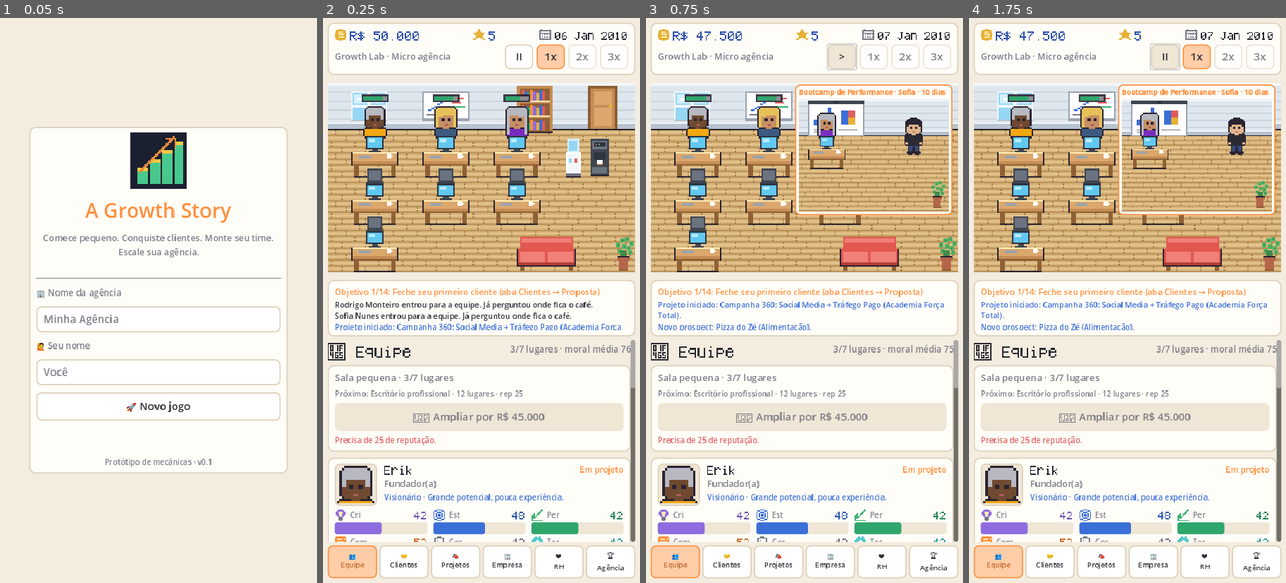
Above: before the commit, frames 1-4 (left to right).
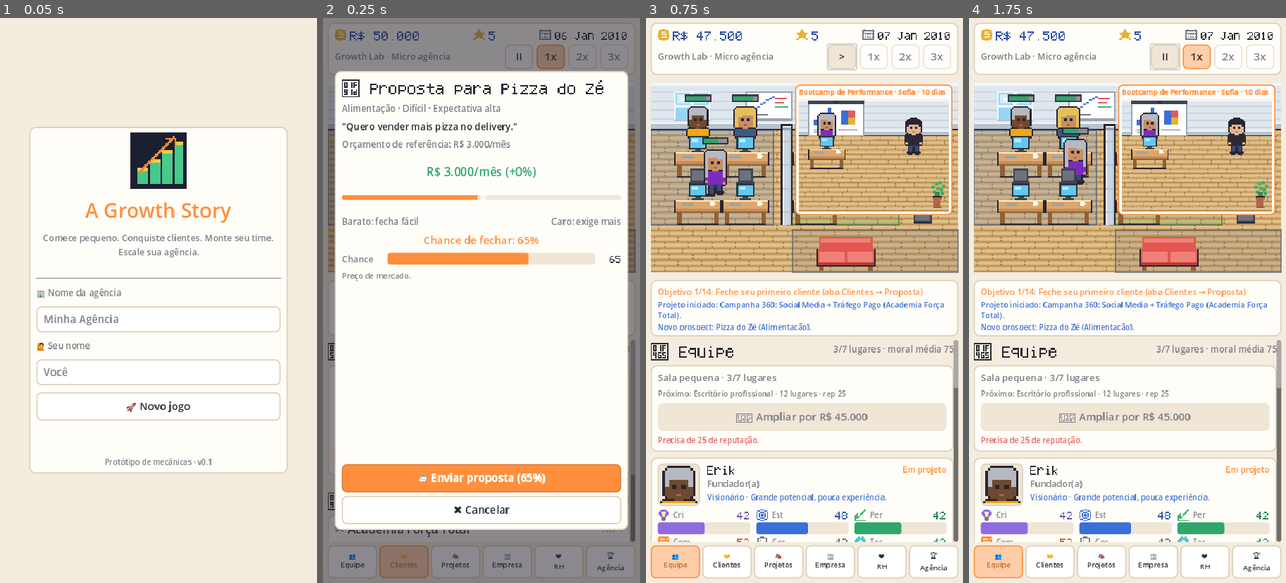
Above: after the commit, the same moments.

Repository: erikedusantanna/Growth-Story
Game: Godot game, scene res://tests/screenshot_tour.tscn
Same seed, same stepped clock (60 frames per second), same inputs: the game is played once before the commit and once after it. This scene is started directly instead of the project's main scene.
Inputs:
- Up to frame 1 (0.05 s): no input
- Up to frame 2 (0.25 s): no input
- Up to frame 3 (0.75 s): click "II" at 0.5 s
- Up to frame 4 (1.75 s): click ">" at 1.25 s

Frame 1 is identical in both runs. In frame 2, 77% of the frame differs, in the area x 0-100%, y 0-100%; in frame 3, 8.8%; in frame 4, 8.7%.

Commit message:
Setoriza o escritório: mesas em ilhas, tapetes e divisórias
O escritório espalhava as mesas em uma grade uniforme (colunas de 3 em 3
tiles), o que deixava o ambiente monótono e sem leitura de time. Agora
cada nível organiza as mesas em ilhas, no espírito da referência enviada.

- Mesas adjacentes formam ilhas (2 a 4 lugares) em vez de ficarem
  espalhadas: nível 1 tem uma ilha de 4, o 2 tem duas, o 3 tem três e o 4
  tem cinco (três em cima, duas embaixo).
- Cada ilha ganha um tapete (`zones` no layout: retângulo em tiles + tinta
  desenhada sob a mobília) e uma divisória entre ilhas (`dividers`),
  montada com o mesmo par de sprites do anexo do RH. Entre as ilhas fica
  um corredor de piso de madeira, para o setor se ler sozinho.
- Níveis 3 e 4 ganham ala de convivência com mesa de reunião nova
  (`meeting_table`, gerada em tools/gen_art.py), sofá, café e bebedouro.
- `_build_hr_room` passa a reusar o novo helper `_add_divider`.
- Tour de screenshots registra também o escritório inicial (nível 1), que
  antes só aparecia atrás do popup de introdução.

Os agrupamentos são visuais e não alteram nenhuma mecânica: a capacidade
de cada nível continua igual ao número de mesas (4 / 7 / 12 / 18).

Validado com tests/sim_test.tscn, tests/ui_smoke_test.tscn e o tour de
screenshots (Xvfb), conferindo os quatro níveis do escritório.

Co-Authored-By: Claude Opus 5 <noreply@anthropic.com>
Claude-Session: https://claude.ai/code/session_01VHKpn2xx3REFSoFH9J4JN9

Diff:
--- a/data/offices.json
+++ b/data/offices.json
@@ -15,7 +15,7 @@
           3
         ],
         [
-          4,
+          3,
           3
         ],
         [
@@ -23,16 +23,37 @@
           5
         ],
         [
-          4,
-          5
-        ]
-      ],
+          3,
+          5
+        ]
+      ],
+      "zones": [
+        {
+          "rect": [
+            0,
+            2,
+            5.4,
+            5
+          ],
+          "tint": "cool"
+        },
+        {
+          "rect": [
+            6.2,
+            3,
+            3.8,
+            4
+          ],
+          "tint": "lounge"
+        }
+      ],
+      "dividers": [],
       "props": [
         {
           "type": "coffee",
           "pos": [
             8,
-            3
+            4
           ]
         },
         {
@@ -65,11 +86,19 @@
       ],
       "decor_slots": [
         [
-          7,
+          6,
           6
         ],
         [
           0,
+          6
+        ],
+        [
+          6,
+          3
+        ],
+        [
+          3,
           6
         ]
       ],
@@ -92,11 +121,7 @@
           3
         ],
         [
-          4,
-          3
-        ],
-        [
-          7,
+          3,
           3
         ],
         [
@@ -104,44 +129,77 @@
           5
         ],
         [
-          4,
-          5
-        ],
-        [
-          7,
-          5
-        ],
-        [
-          1,
-          7
-        ]
+          3,
+          5
+        ],
+        [
+          6,
+          3
+        ],
+        [
+          8,
+          3
+        ],
+        [
+          6,
+          5
+        ]
+      ],
+      "zones": [
+        {
+          "rect": [
+            0,
+            2,
+            5.2,
+            4
+          ],
+          "tint": "cool"
+        },
+        {
+          "rect": [
+            5.8,
+            2,
+            4.7,
+            4
+          ],
+          "tint": "green"
+        },
+        {
+          "rect": [
+            6,
+            6.2,
+            7,
+            1.8
+          ],
+          "tint": "lounge"
+        }
+      ],
+      "dividers": [
+        {
+          "x": 5.5,
+          "y0": 2,
+          "y1": 6
+        }
       ],
       "props": [
         {
-          "type": "coffee",
+          "type": "cooler",
           "pos": [
             11,
             3
           ]
         },
         {
-          "type": "cooler",
-          "pos": [
-            10,
-            3
+          "type": "coffee",
+          "pos": [
+            11,
+            5
           ]
         },
         {
           "type": "sofa",
           "pos": [
-            8,
-            7
-          ]
-        },
-        {
-          "type": "plant",
-          "pos": [
-            12,
+            7,
             7
           ]
         }
@@ -166,26 +224,30 @@
       ],
       "spots": [
         [
-          11,
-          5
-        ],
-        [
-          9,
-          6
-        ]
-      ],
-      "decor_slots": [
+          12,
+          5
+        ],
         [
           11,
           7
-        ],
+        ]
+      ],
+      "decor_slots": [
         [
           4,
           7
         ],
         [
-          9,
-          4
+          10,
+          7
+        ],
+        [
+          0,
+          7
+        ],
+        [
+          12,
+          3
         ]
       ],
       "wall_slots": [
@@ -207,15 +269,7 @@
           3
         ],
         [
-          4,
-          3
-        ],
-        [
-          7,
-          3
-        ],
-        [
-          10,
+          3,
           3
         ],
         [
@@ -223,118 +277,173 @@
           5
         ],
         [
-          4,
-          5
-        ],
-        [
-          7,
-          5
-        ],
-        [
-          10,
-          5
-        ],
-        [
-          1,
-          7
-        ],
-        [
-          4,
+          3,
+          5
+        ],
+        [
+          6,
+          3
+        ],
+        [
+          8,
+          3
+        ],
+        [
+          6,
+          5
+        ],
+        [
+          8,
+          5
+        ],
+        [
+          11,
+          3
+        ],
+        [
+          13,
+          3
+        ],
+        [
+          11,
+          5
+        ],
+        [
+          13,
+          5
+        ]
+      ],
+      "zones": [
+        {
+          "rect": [
+            0,
+            2,
+            5.2,
+            4
+          ],
+          "tint": "cool"
+        },
+        {
+          "rect": [
+            5.8,
+            2,
+            4.7,
+            4
+          ],
+          "tint": "green"
+        },
+        {
+          "rect": [
+            10.8,
+            2,
+            5.2,
+            4
+          ],
+          "tint": "purple"
+        },
+        {
+          "rect": [
+            8,
+            6.2,
+            8,
+            2.8
+          ],
+          "tint": "lounge"
+        }
+      ],
+      "dividers": [
+        {
+          "x": 5.5,
+          "y0": 2,
+          "y1": 6
+        },
+        {
+          "x": 10.5,
+          "y0": 2,
+          "y1": 6
+        }
+      ],
+      "props": [
+        {
+          "type": "coffee",
+          "pos": [
+            14,
+            6
+          ]
+        },
+        {
+          "type": "cooler",
+          "pos": [
+            15,
+            6
+          ]
+        },
+        {
+          "type": "meeting_table",
+          "pos": [
+            8,
+            8
+          ]
+        },
+        {
+          "type": "plant",
+          "pos": [
+            1,
+            8
+          ]
+        }
+      ],
+      "wall": [
+        {
+          "type": "window",
+          "x": 1
+        },
+        {
+          "type": "window",
+          "x": 4
+        },
+        {
+          "type": "whiteboard",
+          "x": 7
+        },
+        {
+          "type": "shelf",
+          "x": 10
+        },
+        {
+          "type": "door",
+          "x": 14
+        }
+      ],
+      "spots": [
+        [
+          12,
+          6
+        ],
+        [
+          15,
           7
         ],
         [
           7,
           7
-        ],
-        [
-          10,
-          7
-        ]
-      ],
-      "props": [
-        {
-          "type": "coffee",
-          "pos": [
-            14,
-            3
-          ]
-        },
-        {
-          "type": "cooler",
-          "pos": [
-            13,
-            3
-          ]
-        },
-        {
-          "type": "sofa",
-          "pos": [
-            13,
-            6
-          ]
-        },
-        {
-          "type": "plant",
-          "pos": [
-            15,
-            8
-          ]
-        },
-        {
-          "type": "plant",
-          "pos": [
-            13,
-            8
-          ]
-        }
-      ],
-      "wall": [
-        {
-          "type": "window",
-          "x": 1
-        },
-        {
-          "type": "window",
-          "x": 4
-        },
-        {
-          "type": "whiteboard",
-          "x": 7
-        },
-        {
-          "type": "shelf",
-          "x": 10
-        },
-        {
-          "type": "door",
-          "x": 14
-        }
-      ],
-      "spots": [
-        [
-          14,
-          5
-        ],
-        [
-          14,
-          7
         ]
       ],
       "decor_slots": [
         [
-          13,
-          8
-        ],
-        [
-          7,
-          8
-        ],
-        [
-          11,
+          3,
+          8
+        ],
+        [
+          12,
+          8
+        ],
+        [
+          0,
           6
         ],
         [
-          1,
+          5,
           8
         ]
       ],
@@ -365,109 +474,180 @@
       "height": 10,
       "desks": [
         [
-          1,
-          3
+          0,
+          3
+        ],
+        [
+          2,
+          3
+        ],
+        [
+          0,
+          5
+        ],
+        [
+          2,
+          5
+        ],
+        [
+          5,
+          3
+        ],
+        [
+          7,
+          3
+        ],
+        [
+          5,
+          5
+        ],
+        [
+          7,
+          5
+        ],
+        [
+          10,
+          3
+        ],
+        [
+          12,
+          3
+        ],
+        [
+          10,
+          5
+        ],
+        [
+          12,
+          5
+        ],
+        [
+          0,
+          8
+        ],
+        [
+          2,
+          8
         ],
         [
           4,
-          3
+          8
         ],
         [
           7,
-          3
-        ],
-        [
-          10,
-          3
-        ],
-        [
-          13,
-          3
-        ],
-        [
-          1,
-          5
-        ],
-        [
-          4,
-          5
-        ],
-        [
-          7,
-          5
-        ],
-        [
-          10,
-          5
-        ],
-        [
-          13,
-          5
-        ],
-        [
-          1,
-          7
-        ],
-        [
-          4,
-          7
-        ],
-        [
-          7,
-          7
-        ],
-        [
-          10,
-          7
-        ],
-        [
-          13,
-          7
-        ],
-        [
-          1,
-          9
-        ],
-        [
-          4,
-          9
-        ],
-        [
-          7,
-          9
-        ]
+          8
+        ],
+        [
+          9,
+          8
+        ],
+        [
+          11,
+          8
+        ]
+      ],
+      "zones": [
+        {
+          "rect": [
+            0,
+            2,
+            4.2,
+            4
+          ],
+          "tint": "cool"
+        },
+        {
+          "rect": [
+            4.7,
+            2,
+            4.5,
+            4
+          ],
+          "tint": "green"
+        },
+        {
+          "rect": [
+            9.7,
+            2,
+            4.5,
+            4
+          ],
+          "tint": "purple"
+        },
+        {
+          "rect": [
+            0,
+            6.2,
+            6.2,
+            3.8
+          ],
+          "tint": "green"
+        },
+        {
+          "rect": [
+            6.7,
+            6.2,
+            7.5,
+            3.8
+          ],
+          "tint": "cool"
+        },
+        {
+          "rect": [
+            14.8,
+            2,
+            4.2,
+            8
+          ],
+          "tint": "lounge"
+        }
+      ],
+      "dividers": [
+        {
+          "x": 4.4,
+          "y0": 2,
+          "y1": 6
+        },
+        {
+          "x": 9.4,
+          "y0": 2,
+          "y1": 6
+        },
+        {
+          "x": 14.4,
+          "y0": 2,
+          "y1": 7
+        },
+        {
+          "x": 6.4,
+          "y0": 6,
+          "y1": 10
+        }
       ],
       "props": [
         {
+          "type": "meeting_table",
+          "pos": [
+            15,
+            4
+          ]
+        },
+        {
+          "type": "sofa",
+          "pos": [
+            15,
+            7
+          ]
+        },
+        {
           "type": "coffee",
           "pos": [
             17,
-            3
+            9
           ]
         },
         {
           "type": "cooler",
-          "pos": [
-            16,
-            3
-          ]
-        },
-        {
-          "type": "sofa",
-          "pos": [
-            15,
-            6
-          ]
-        },
-        {
-          "type": "sofa",
-          "pos": [
-            11,
-            9
-          ]
-        },
-        {
-          "type": "plant",
           "pos": [
             18,
             9
@@ -476,8 +656,8 @@
         {
           "type": "plant",
           "pos": [
-            16,
-            9
+            18,
+            3
           ]
         }
       ],
@@ -513,34 +693,34 @@
       ],
       "spots": [
         [
-          17,
-          5
-        ],
-        [
-          17,
-          8
-        ],
-        [
-          16,
+          18,
+          6
+        ],
+        [
+          15,
           9
+        ],
+        [
+          18,
+          5
         ]
       ],
       "decor_slots": [
         [
-          16,
+          13,
           9
         ],
         [
+          15,
+          9
+        ],
+        [
+          0,
+          6
+        ],
+        [
           9,
-          9
-        ],
-        [
-          13,
-          8
-        ],
-        [
-          5,
-          9
+          6
         ]
       ],
       "wall_slots": [
--- a/src/office/office_view.gd
+++ b/src/office/office_view.gd
@@ -2,6 +2,8 @@
 extends Control
 ## Escritório em visão 3/4: parede com janelas e quadro, piso de madeira, mobília e
 ## personagens ordenados por profundidade (y-sort). Mostra balões e números flutuantes.
+## As mesas ficam agrupadas em ilhas; cada ilha tem um tapete (zona) e divisórias entre elas,
+## além da área de convivência com sofá, café e mesa de reunião.
 ## Dá para arrastar (um dedo) e dar zoom (pinça ou roda do mouse); toque no avatar abre a jornada.
 ## Mobília comprada troca sprites (cadeira, mesa, café) ou ocupa slots; o RH contratado ganha
 ## um anexo com divisória, mesa e analista fixa; pets adotados passeiam pelo piso.
@@ -28,12 +30,21 @@
 	"goals_board": "res://assets/art/furniture/goals_board.png",
 	"door": "res://assets/art/furniture/door.png",
 	"pingpong": "res://assets/art/furniture/pingpong.png",
+	"meeting_table": "res://assets/art/furniture/meeting_table.png",
 	"partition": "res://assets/art/furniture/partition.png",
 	"partition_top": "res://assets/art/furniture/partition_top.png",
 	"hr_sign": "res://assets/art/furniture/hr_sign.png",
 }
 ## Deslocamento vertical dos objetos de parede (a partir do topo da parede).
 const WALL_PROP_Y := {"window": 6, "whiteboard": 6, "shelf": 2, "door": 2, "goals_board": 6, "hr_sign": 9}
+## Tapetes que agrupam as ilhas de mesas: cor de preenchimento por tinta do layout.
+const ZONE_TINTS := {
+	"cool": Color(0.31, 0.49, 0.82, 0.19),
+	"green": Color(0.26, 0.60, 0.37, 0.18),
+	"purple": Color(0.58, 0.42, 0.85, 0.19),
+	"warm": Color(0.96, 0.56, 0.26, 0.16),
+	"lounge": Color(0.39, 0.41, 0.52, 0.17),
+}
 
 var world: Node2D
 var wall_layer: Node2D
@@ -174,6 +185,8 @@
 		_add_furniture(swaps.get(p.type, p.type), Vector2(float(p.pos[0]) * TILE, (float(p.pos[1]) + 1.0) * TILE))
 	for sp in data.get("spots", []):
 		spot_positions.append(Vector2((float(sp[0]) + 0.5) * TILE, (float(sp[1]) + 1.0) * TILE))
+	for dv in data.get("dividers", []):
+		_add_divider(float(dv.get("x", 0)) * TILE, float(dv.get("y0", WALL_ROWS)) * TILE, float(dv.get("y1", 6)) * TILE)
 	_build_decor(data)
 	if _has_hr_room():
 		_build_hr_room(data)
@@ -190,28 +203,8 @@
 	wall_layer.add_child(s)
 
 
-## Mobília comprada com sprite ocupa os slots de decoração do escritório.
-func _build_decor(data: Dictionary) -> void:
-	var slots: Array = data.get("decor_slots", [])
-	var index := 0
-	for id in Game.state.furniture:
-		var f: Dictionary = Game.office.furniture_by_id(id)
-		var sprite: String = String(f.get("sprite", ""))
-		if sprite == "" or index >= slots.size():
-			continue
-		var slot: Array = slots[index]
-		_add_furniture(sprite, Vector2(float(slot[0]) * TILE, (float(slot[1]) + 1.0) * TILE))
-		index += 1
-
-
-## Anexo do RH: divisória, placa, mesa com a analista sentada e uma planta.
-func _build_hr_room(data: Dictionary) -> void:
-	var room: Dictionary = data["hr_room"]
-	var w := int(data.get("width", 10))
-	var h := int(data.get("height", 7))
-	var px := float(w) * TILE - 4.0
-	var top := float(WALL_ROWS * TILE)
-	var bottom := float(h * TILE) - 22.0    # passagem no fim da divisória
+## Divisória vertical: empilha painéis entre dois pontos e fecha com a peça de topo.
+func _add_divider(px: float, top: float, bottom: float) -> void:
 	var y := top
 	while y + TILE <= bottom:
 		var s := Sprite2D.new()
@@ -227,6 +220,31 @@
 	cap.offset = Vector2(0, -6)
 	cap.position = Vector2(px, top + 2.0)
 	scene_layer.add_child(cap)
+
+
+## Mobília comprada com sprite ocupa os slots de decoração do escritório.
+func _build_decor(data: Dictionary) -> void:
+	var slots: Array = data.get("decor_slots", [])
+	var index := 0
+	for id in Game.state.furniture:
+		var f: Dictionary = Game.office.furniture_by_id(id)
+		var sprite: String = String(f.get("sprite", ""))
+		if sprite == "" or index >= slots.size():
+			continue
+		var slot: Array = slots[index]
+		_add_furniture(sprite, Vector2(float(slot[0]) * TILE, (float(slot[1]) + 1.0) * TILE))
+		index += 1
+
+
+## Anexo do RH: divisória, placa, mesa com a analista sentada e uma planta.
+func _build_hr_room(data: Dictionary) -> void:
+	var room: Dictionary = data["hr_room"]
+	var w := int(data.get("width", 10))
+	var h := int(data.get("height", 7))
+	var px := float(w) * TILE - 4.0
+	var top := float(WALL_ROWS * TILE)
+	var bottom := float(h * TILE) - 22.0    # passagem no fim da divisória
+	_add_divider(px, top, bottom)
 	_add_wall_prop("hr_sign", float(w) + float(room.get("sign_x", 1.5)))
 	var d: Array = room.get("desk", [1, 4])
 	var desk_bottom := Vector2(float(w + int(d[0])) * TILE, (float(d[1]) + 1.0) * TILE)
@@ -322,6 +340,14 @@
 		world.draw_texture(wall_tex, Vector2(x * TILE, 0))
 		for y in range(WALL_ROWS, h):
 			world.draw_texture(floor_tex, Vector2(x * TILE, y * TILE))
+	for z in layout.get("zones", []):
+		var r: Array = z.get("rect", [])
+		if r.size() < 4:
+			continue
+		var fill: Color = ZONE_TINTS.get(String(z.get("tint", "lounge")), ZONE_TINTS["lounge"])
+		var rect := Rect2(float(r[0]) * TILE, float(r[1]) * TILE, float(r[2]) * TILE, float(r[3]) * TILE)
+		world.draw_rect(rect, fill)
+		world.draw_rect(rect, Color(fill, minf(fill.a * 3.2, 0.85)).darkened(0.3), false, 1.0)
 
 
 # --- Personagens e pets -----------------------------------------------------------
--- a/tests/screenshot_tour.gd
+++ b/tests/screenshot_tour.gd
@@ -19,6 +19,8 @@
 	await _frames(3)
 	await _shot("02_intro")
 	main.popups.close()
+	await _frames(2)
+	await _shot("02b_escritorio_inicial")
 	Game.manual_time = true
 	# prepara um estado interessante: 3 pessoas, cliente ativo, projeto rodando
 	var st: GameState = Game.state
Binary file added: assets/art/furniture/meeting_table.png
Not shown, added: assets/art/furniture/meeting_table.png.import
Not shown, changed: README.md
Not shown, changed: docs/ARQUITETURA.md
Not shown, changed: tools/gen_art.py
